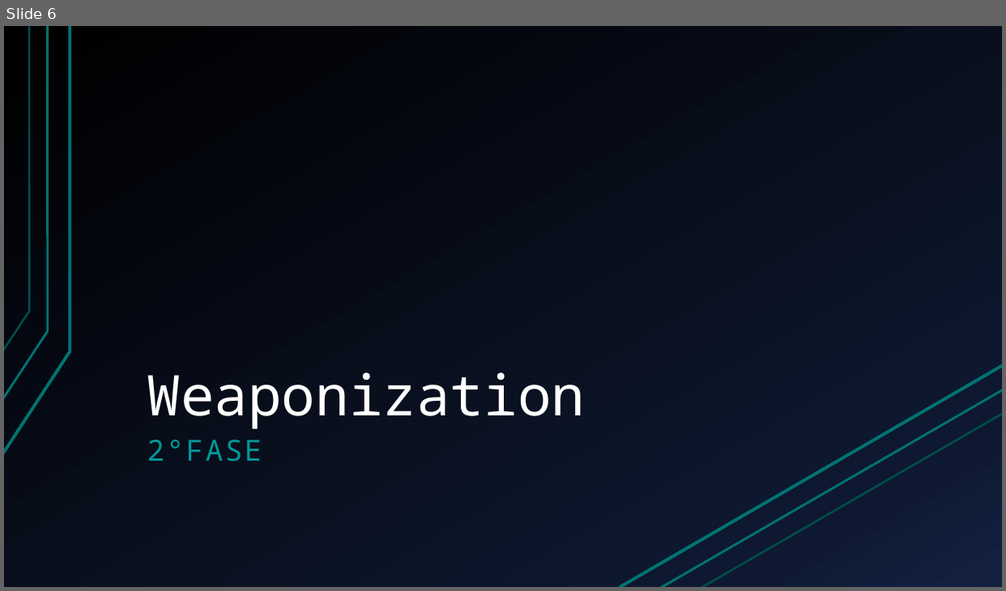
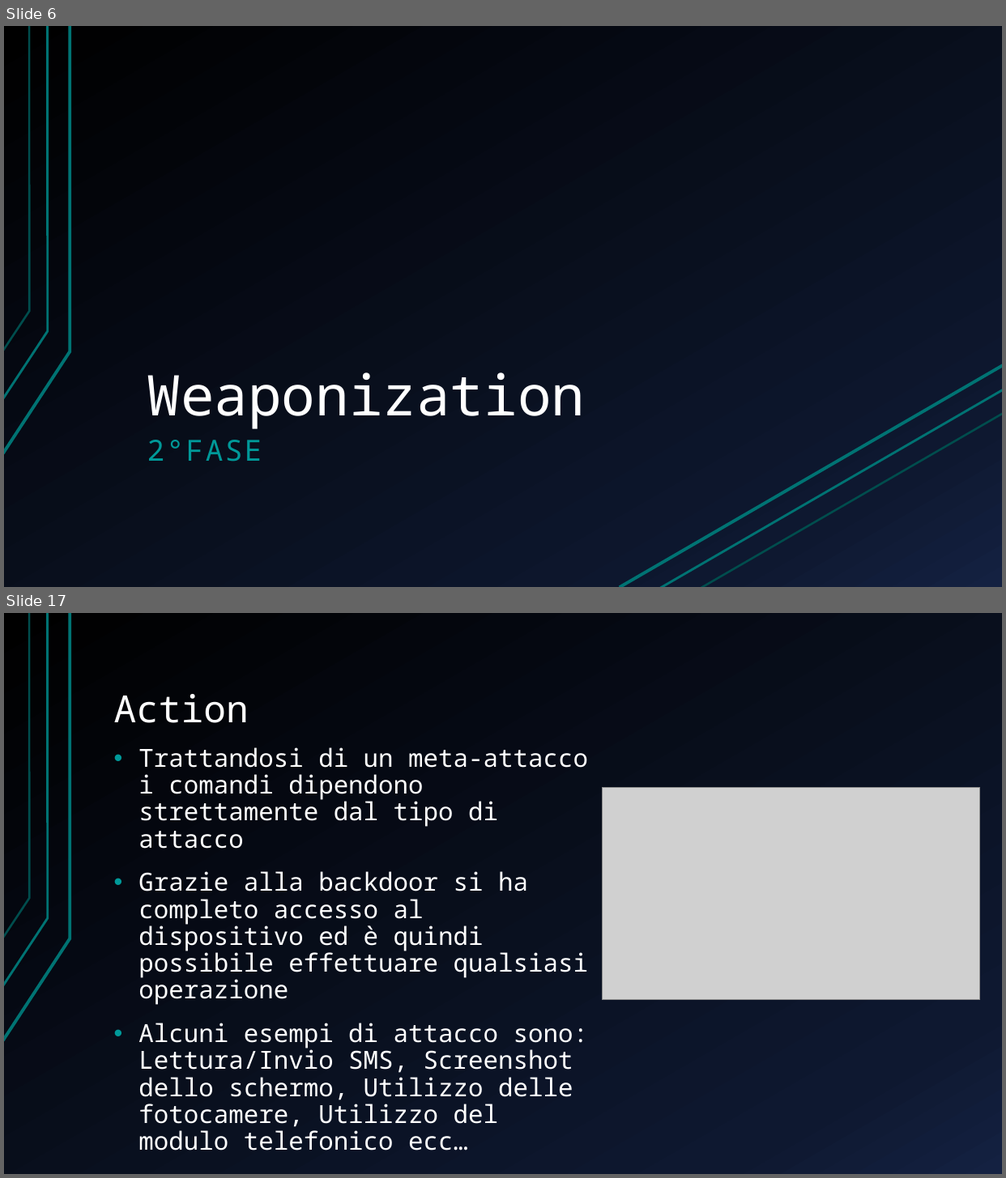
Before and after one commit to espositoandrea/APKBackdoor, a slide deck: Presentazione.pptx. Shown one above the other, each under a label of ours: slide 6 before the commit, slides 6 and 17 after it; the slides between them are not shown. The pictures are 1006x591 and 1006x1178 pixels, drawn with LibreOffice and Linux fonts; fonts in the diff are those of the drawing; grey boxes stand for pictures. Boxes give left, top, right and bottom in pixels: in the first picture for what was removed or moved away, otherwise in the second. Text is boxed around its words. In the diff, an @@ line names an element or a change of style, - is before the commit and + after.

```diff
--- a/Presentazione.pptx
+++ b/Presentazione.pptx
@@ slide 17 added at <box>4,613,1002,1174</box>, background gradient #000000 to #0F1931 to #142242; not listed: 3 template elements that a slide beside it also shows @@
@@ title added at <box>114,694,249,723</box>, 36 pt, text #FFFFFF @@
+Action
@@ text added at <box>138,747,588,1151</box>, 24 pt, text #FFFFFF @@
+• Trattandosi di un meta-attacco i comandi dipendono strettamente dal tipo di attacco
+• Grazie alla backdoor si ha completo accesso al dispositivo ed è quindi possibile effettuare qualsiasi operazione
+• Alcuni esempi di attacco sono: Lettura/Invio SMS, Screenshot dello schermo, Utilizzo delle fotocamere, Utilizzo del modulo telefonico ecc…
@@ picture added at <box>602,787,980,1000</box> @@
```
Also in this commit, not shown: 4 slides changed, 11 other slides added, 5 slides removed, 1 other file.
